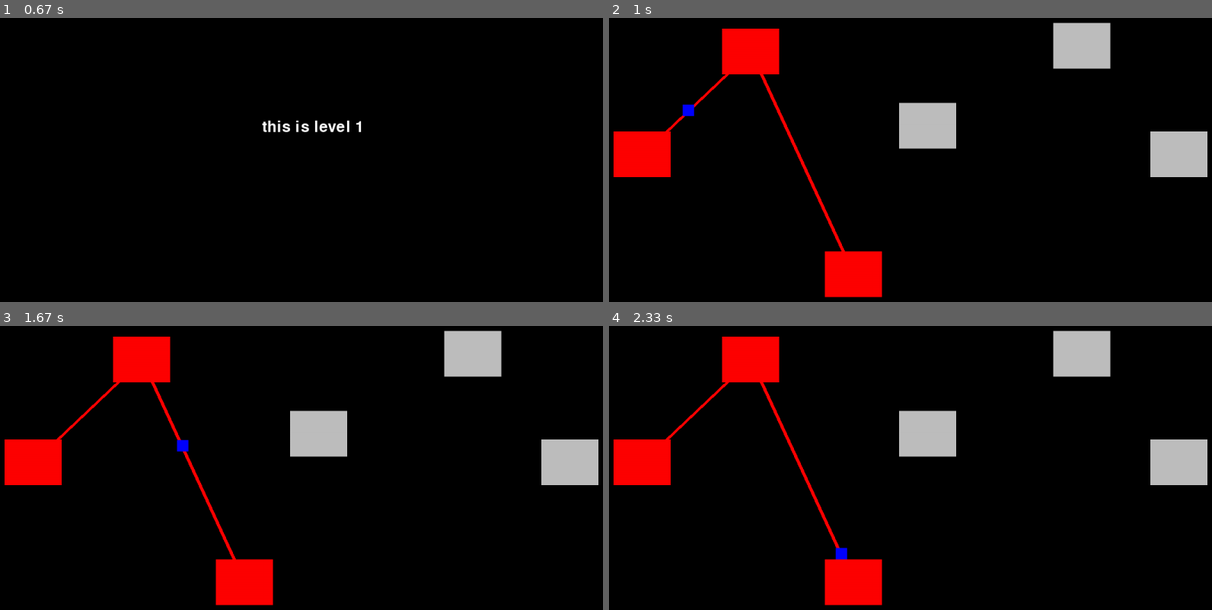
Above: before the commit, frames 1-4 (two rows, left to right).
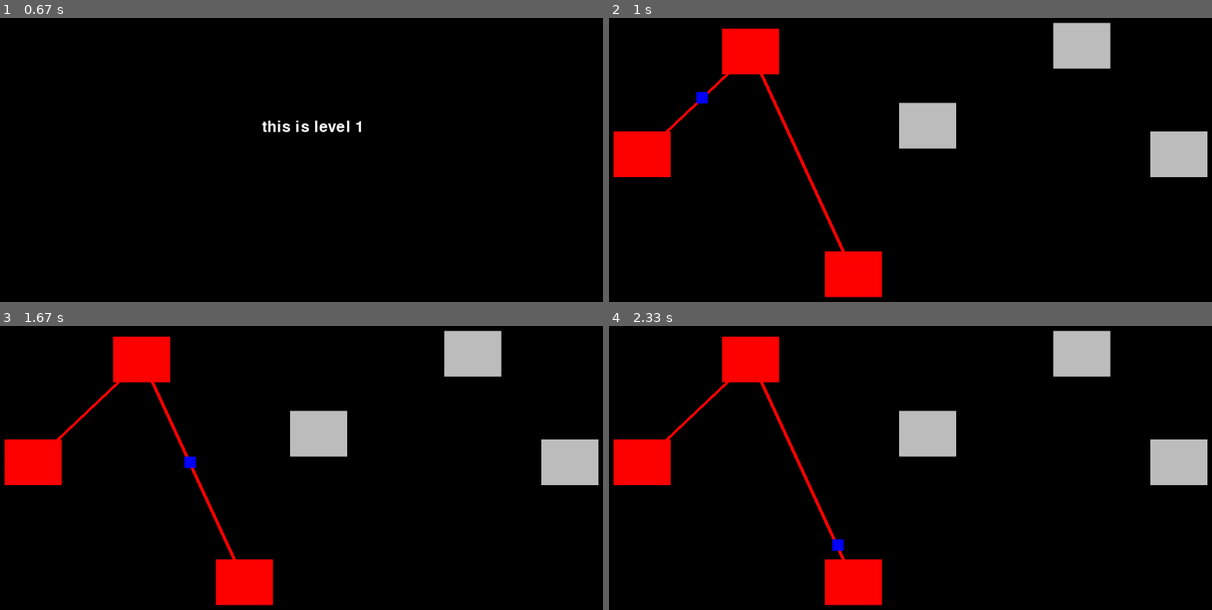
Above: after the commit, the same moments.

Repository: Zain-Khoso/pygame-mario
Game: pygame game, started from code/main.py
Two runs of this game, one before a commit and one after it. Both use one fixed random seed, a clock stepped at 60 frames per second and the inputs below.
Inputs:
- Up to frame 1 (0.67 s): tap Space at 0.33 s
- Up to frame 2 (1 s): hold Esc from 0.67 s (still down); hold Right from 0.67 s (still down); tap Space at 0.73 s
- Up to frame 3 (1.67 s): tap Space at 1.03, 1.23, 1.53 s; release Esc at 1.13 s; release Right at 1.13 s; hold Right 1.17-1.63 s
- Up to frame 4 (2.33 s): hold Left from 2.17 s (still down); tap Space at 2.23 s

Frame 1 is identical in both runs. In frame 2, 0.2% of the frame differs, in the area x 12-17%, y 26-35%; in frame 3, 0.2%, in the area x 29-33%, y 39-51%; in frame 4, 0.1%.

Commit message:
fix: level and overworld switch

Diff:
--- a/code/temp_level.py
+++ b/code/temp_level.py
@@ -24,7 +24,7 @@
 
         if keys[pygame.K_RETURN]:
             self.create_overworld(self.current_level, self.new_max_level)
-        if keys[pygame.K_SPACE]:
+        if keys[pygame.K_ESCAPE]:
             self.create_overworld(self.current_level, 0)
 
     def run(self):
